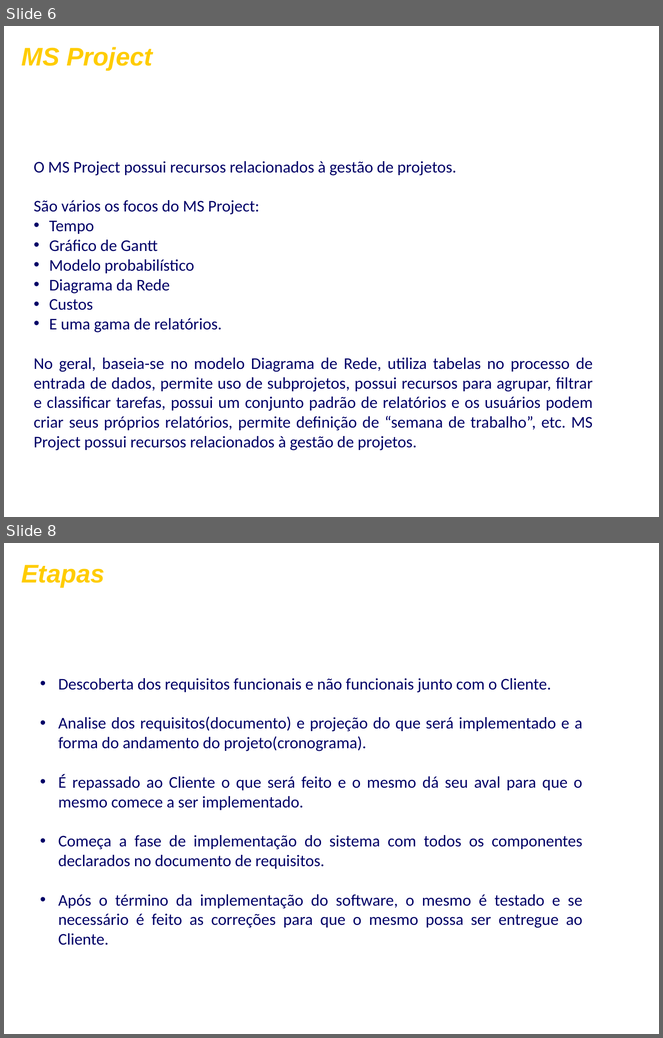
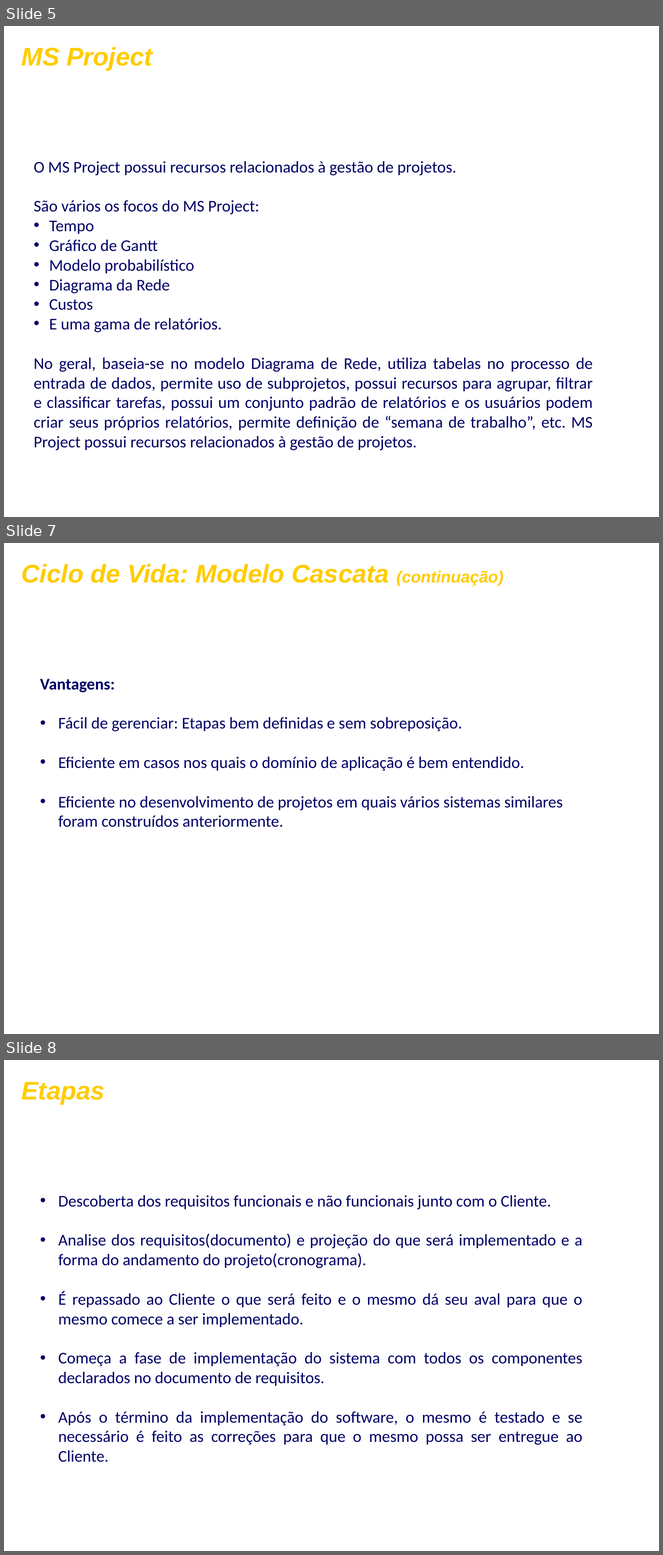
Before and after one commit to FrancescoBeghelli/TrabalhoES, a slide deck: ApresentaçãoFormatada.ppt. Shown one above the other, each under a label of ours: slides 6 and 8 before the commit, slides 5, 7 and 8 after it; the slides between them are not shown. The pictures are 663x1038 and 663x1555 pixels, drawn with LibreOffice and Linux fonts; fonts in the diff are those of the drawing; background and template pictures are left out. Boxes give left, top, right and bottom in pixels: in the first picture for what was removed or moved away, otherwise in the second. Text is boxed around its words. In the diff, an @@ line names an element or a change of style, - is before the commit and + after.

```diff
--- a/ApresentaçãoFormatada.ppt
+++ b/ApresentaçãoFormatada.ppt
@@ slide 7 added at [4, 543, 659, 1034], background picture (left out) @@
@@ text added at [21, 564, 504, 586], 28 pt, text #FFCC00, bold, italic @@
+Ciclo de Vida: Modelo Cascata (continuação)
@@ text added at [40, 679, 563, 827], 18 pt, text #000066 @@
+Vantagens:
+• Fácil de gerenciar: Etapas bem definidas e sem sobreposição.
+• Eficiente em casos nos quais o domínio de aplicação é bem entendido.
+• Eficiente no desenvolvimento de projetos em quais vários sistemas similares foram construídos anteriormente.
@@ what was slide 6 is now slide 5 @@
```
Also in this commit, not shown: 2 slides changed, 2 other slides added, 2 slides removed.
